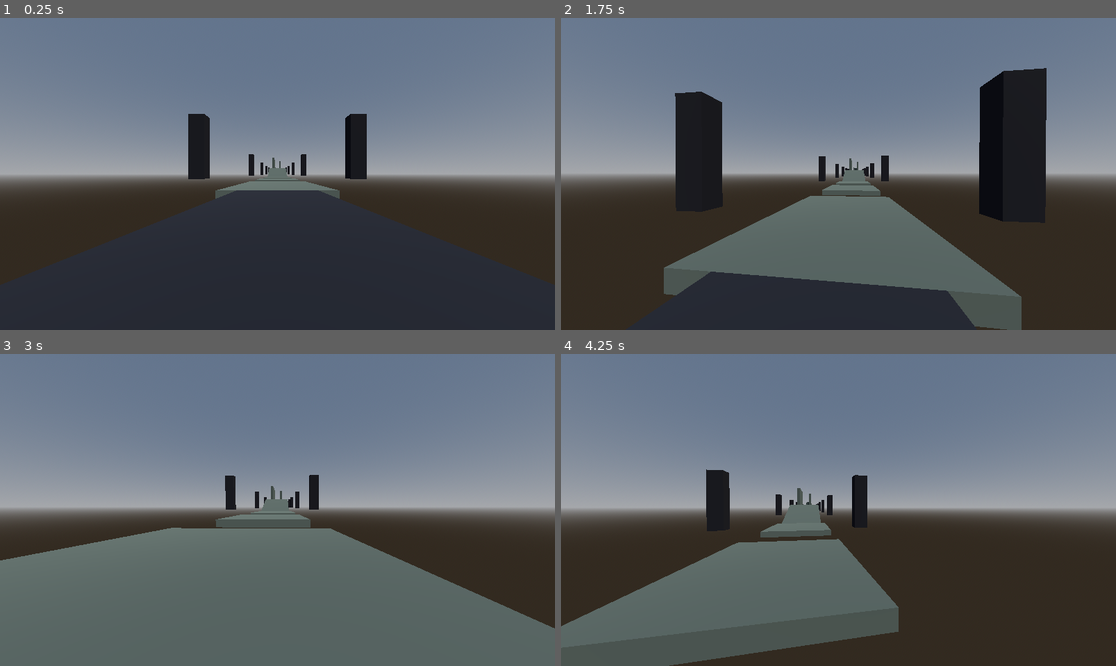
Above: before the commit, frames 1-4 (two rows, left to right).
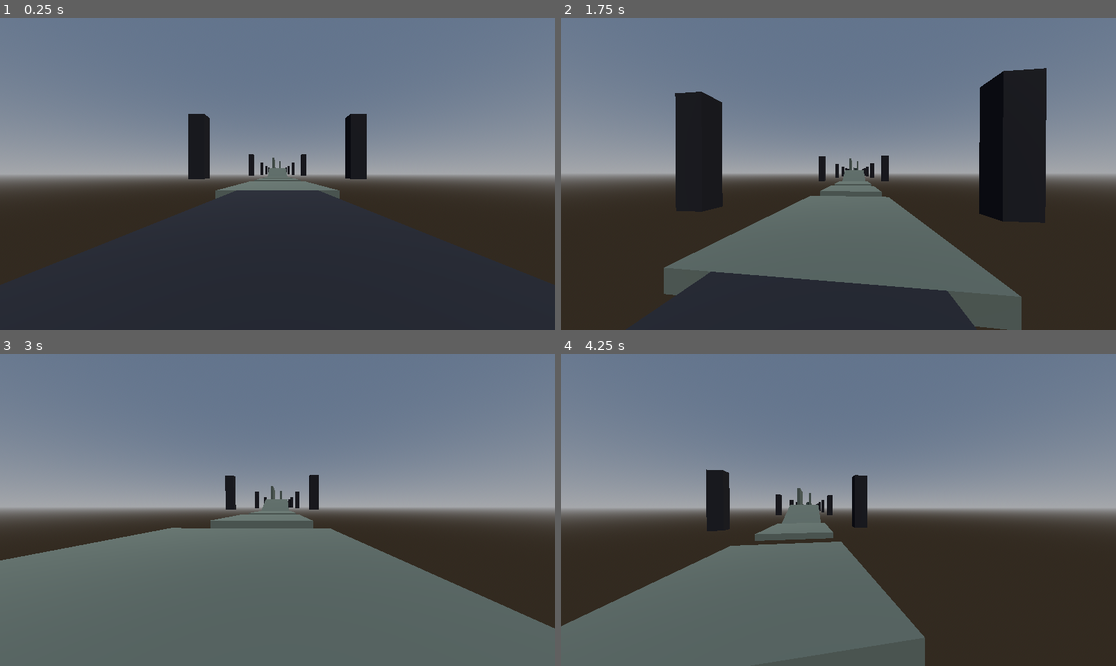
Above: after the commit, the same moments.

Repository: Crawford-Young/what-is-dark
Game: Godot game, scene res://scenes/slice.tscn
Two runs of this game, one before a commit and one after it. Both use one fixed random seed, a clock stepped at 60 frames per second and the inputs below.
Inputs (mouse positions are in pixels of both pictures, inside the frame that each line leads up to):
- Up to frame 1 (0.25 s): no input
- Up to frame 2 (1.75 s): tap Enter at 0.5 s; move the mouse to (866, 174) at 0.52 s; hold Q (glance) 0.53-1.28 s; hold W (move_forward) from 0.53 s (still down); click (866, 174) at 0.67 s; tap Space (jump) at 0.77, 1.52 s; move the mouse to (810, 174) at 1.27 s; tap Shift at 1.35 s
- Up to frame 3 (3 s): keep holding W (move_forward); move the mouse to (288, 503) at 2.02 s; tap Alt at 2.1 s; move the mouse to (271, 516) at 2.77 s; tap Ctrl at 2.85 s; click (271, 516) at 2.92 s
- Up to frame 4 (4.25 s): keep holding W (move_forward); tap Space (jump) at 3.02, 3.77 s; move the mouse to (877, 513) at 3.52 s; tap R at 3.6 s

The runs differ from the first frame. In frame 1, less than 0.1% of the frame differs, in the area x 47-53%, y 51-52%; in frame 2, less than 0.1%; in frame 3, 0.2%; in frame 4, 3.4%, in the area x 19-66%, y 44-100%.

Commit message:
feat: shame first-run difficulty ramp (no carried-speed requirement)
User ruling at the feel gate: zone-1 first run must be clearable at
bare run speed — carried speed is a learned optimization, required
only as the game hardens. Ramp-within-zone easing: Sh1 entry gaps
8.0/8.3 -> 6.5/7.2 m, Sh2 first crossing 6 -> 5 m, Sh5 carried gaps
9.5x2 -> 7.5/7.8 m (bare-makeable, +0.8/+0.5 m slack), Sh4KickWall
deleted (existed only to feed the carried requirement). Sh4/Sh6/Sh8/
Sh9 untouched — mid/late-zone difficulty preserved. Markers 70/330
standable, all section transitions verified bare-makeable.

Co-Authored-By: Claude Fable 5 <noreply@anthropic.com>

Diff:
--- a/scenes/slice.tscn
+++ b/scenes/slice.tscn
@@ -59,11 +59,11 @@
 size = Vector3(12, 1, 14)
 
 [sub_resource type="BoxShape3D" id="shape_f137"]
-size = Vector3(12, 1, 13.7)
+size = Vector3(12, 1, 16.3)
 
 [sub_resource type="BoxMesh" id="mesh_f137"]
 material = SubResource("shame_mat")
-size = Vector3(12, 1, 13.7)
+size = Vector3(12, 1, 16.3)
 
 [sub_resource type="BoxShape3D" id="shape_f20"]
 size = Vector3(12, 1, 20)
@@ -78,6 +78,13 @@
 [sub_resource type="BoxMesh" id="mesh_f185"]
 material = SubResource("shame_mat")
 size = Vector3(12, 1, 18.5)
+
+[sub_resource type="BoxShape3D" id="shape_f222"]
+size = Vector3(12, 1, 22.2)
+
+[sub_resource type="BoxMesh" id="mesh_f222"]
+material = SubResource("shame_mat")
+size = Vector3(12, 1, 22.2)
 
 [sub_resource type="BoxShape3D" id="shape_f24"]
 size = Vector3(12, 1, 30)
@@ -276,7 +283,7 @@
 mesh = SubResource("mesh_f19")
 
 [node name="Sh1FloorB" type="StaticBody3D" parent="Shame"]
-transform = Transform3D(1, 0, 0, 0, 1, 0, 0, 0, 1, 0, -0.5, -49)
+transform = Transform3D(1, 0, 0, 0, 1, 0, 0, 0, 1, 0, -0.5, -47.5)
 
 [node name="Col" type="CollisionShape3D" parent="Shame/Sh1FloorB"]
 shape = SubResource("shape_f14")
@@ -285,7 +292,7 @@
 mesh = SubResource("mesh_f14")
 
 [node name="Sh1FloorC" type="StaticBody3D" parent="Shame"]
-transform = Transform3D(1, 0, 0, 0, 1, 0, 0, 0, 1, 0, -0.5, -71.15)
+transform = Transform3D(1, 0, 0, 0, 1, 0, 0, 0, 1, 0, -0.5, -69.85)
 
 [node name="Col" type="CollisionShape3D" parent="Shame/Sh1FloorC"]
 shape = SubResource("shape_f137")
@@ -321,7 +328,7 @@
 mesh = SubResource("mesh_w18")
 
 [node name="Sh2RideR" type="StaticBody3D" parent="Shame"]
-transform = Transform3D(1, 0, 0, 0, 1, 0, 0, 0, 1, 1.9, 4, -131)
+transform = Transform3D(1, 0, 0, 0, 1, 0, 0, 0, 1, 1.9, 4, -130)
 
 [node name="Col" type="CollisionShape3D" parent="Shame/Sh2RideR"]
 shape = SubResource("shape_w12")
@@ -428,17 +435,8 @@
 [node name="Mesh" type="MeshInstance3D" parent="Shame/Sh4Mid"]
 mesh = SubResource("mesh_f24")
 
-[node name="Sh4KickWall" type="StaticBody3D" parent="Shame"]
-transform = Transform3D(1, 0, 0, 0, 1, 0, 0, 0, 1, -2.6, 3, -285)
-
-[node name="Col" type="CollisionShape3D" parent="Shame/Sh4KickWall"]
-shape = SubResource("shape_c6")
-
-[node name="Mesh" type="MeshInstance3D" parent="Shame/Sh4KickWall"]
-mesh = SubResource("mesh_c6")
-
 [node name="Sh5FloorA" type="StaticBody3D" parent="Shame"]
-transform = Transform3D(1, 0, 0, 0, 1, 0, 0, 0, 1, 0, -0.5, -313.75)
+transform = Transform3D(1, 0, 0, 0, 1, 0, 0, 0, 1, 0, -0.5, -311.75)
 
 [node name="Col" type="CollisionShape3D" parent="Shame/Sh5FloorA"]
 shape = SubResource("shape_f85")
@@ -447,13 +445,13 @@
 mesh = SubResource("mesh_f85")
 
 [node name="Sh5FloorB" type="StaticBody3D" parent="Shame"]
-transform = Transform3D(1, 0, 0, 0, 1, 0, 0, 0, 1, 0, -0.5, -336.75)
+transform = Transform3D(1, 0, 0, 0, 1, 0, 0, 0, 1, 0, -0.5, -334.9)
 
 [node name="Col" type="CollisionShape3D" parent="Shame/Sh5FloorB"]
-shape = SubResource("shape_f185")
+shape = SubResource("shape_f222")
 
 [node name="Mesh" type="MeshInstance3D" parent="Shame/Sh5FloorB"]
-mesh = SubResource("mesh_f185")
+mesh = SubResource("mesh_f222")
 
 [node name="Sh6Step1" type="StaticBody3D" parent="Shame"]
 transform = Transform3D(1, 0, 0, 0, 1, 0, 0, 0, 1, 0, 1.6, -353)
Not shown: 1 places in scenes/slice.tscn that only renumber resources
